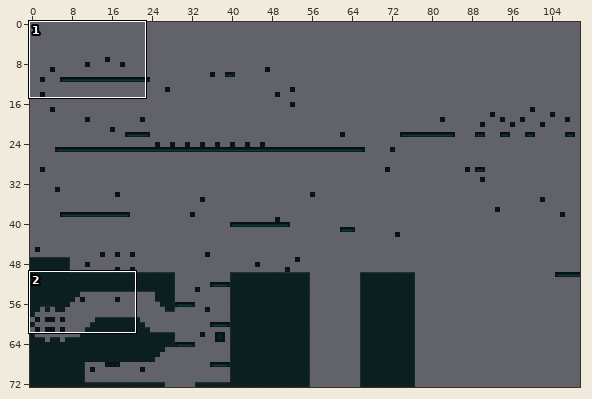
One commit to this Tiled map: tilemaps/backgroundFinal.tmx. Above: a wide view before the commit, with the close-up outlined.
Close-up. Before the edit:
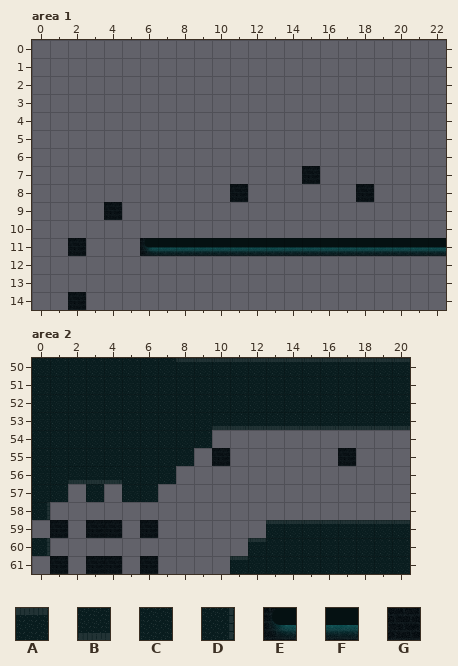
Cells are 32x32 px. Shown: area 1 x 0..22, y 0..14; area 2 x 0..20, y 50..61. The commit also changed other parts of the map, which this record leaves out.
Key: from "bgSpriteSheet": A 1, B 1 turned 180, C 9, D 10, E 16, F 17, G 24.
_ is an empty cell.
Layer "Tile Layer 1" before, area 1, first column x 0:
 0 _______________________
 1 _______________________
 2 _______________________
 3 _______________________
 4 _______________________
 5 _______________________
 6 _______________________
 7 _______________G_______
 8 ___________G______G____
 9 ____G__________________
10 _______________________
11 __G___EFFFFFFFFFFFFFFFF
12 _______________________
13 _______________________
14 __G____________________
Layer "Tile Layer 1" before, area 2, first column x 0:
50 CCCCCCCCAAAAAAAAAAAAA
51 CCCCCCCCCCCCCCCCCCCCC
52 CCCCCCCCCCCCCCCCCCCCC
53 CCCCCCCCCCBBBBBBBBBBB
54 CCCCCCCCCC___________
55 CCCCCCCCC_G______G___
56 CCBBBCCC_____________
57 CC_C_CC______________
58 D____________________
59 _G_GG_G______AAAAAAAA
60 D___________ACCCCCCCC
61 _G_GG_G____ACCCCCCCCC
The same view after the edit:
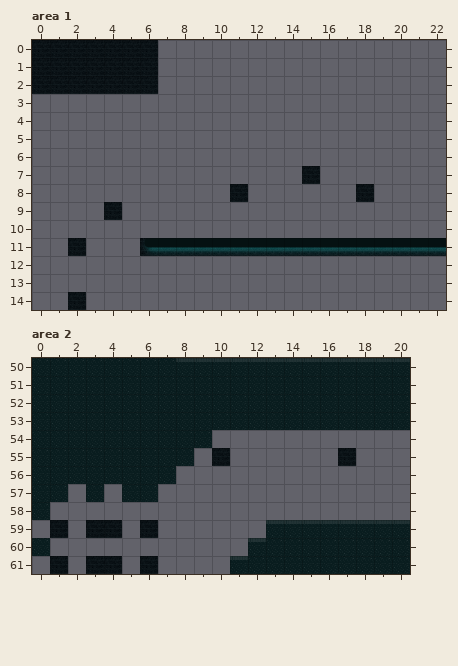
Edits made:
Layer "Tile Layer 1", area 1:
y 0..2: x 0..6 _______ -> GGGGGGG
Layer "Tile Layer 1", area 2:
y 53: x 10..20 BBBBBBBBBBB -> CCCCCCCCCCC
y 56: x 2..4 BBB -> CCC
y 58: x 0 D -> C
y 60: x 0 D -> C
